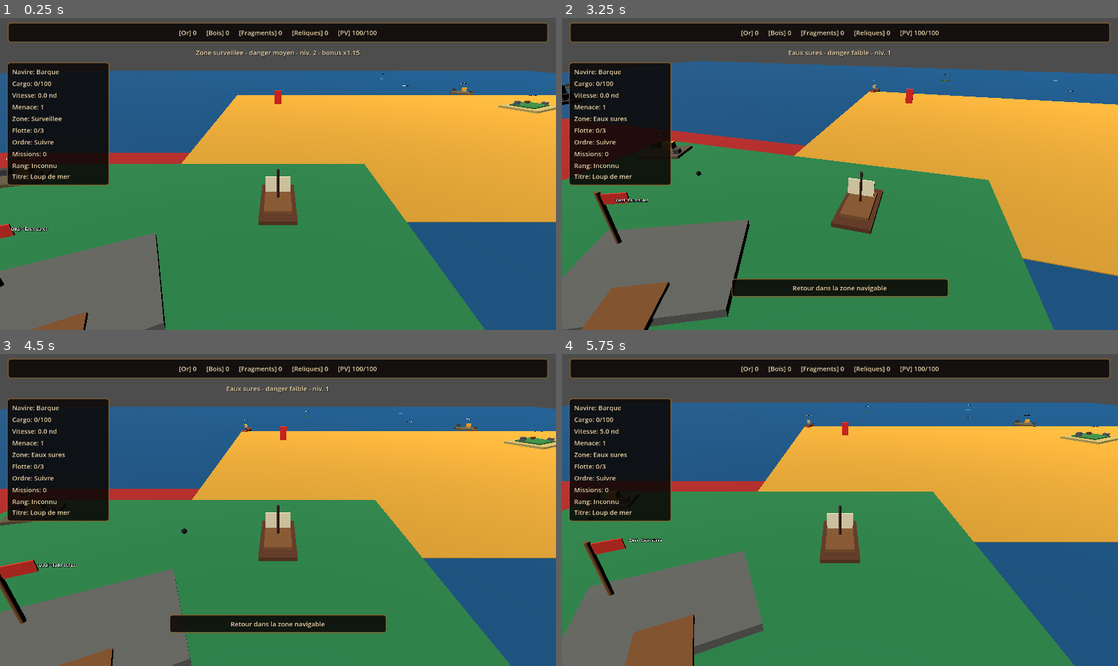
Above: before the commit, frames 1-4 (two rows, left to right).
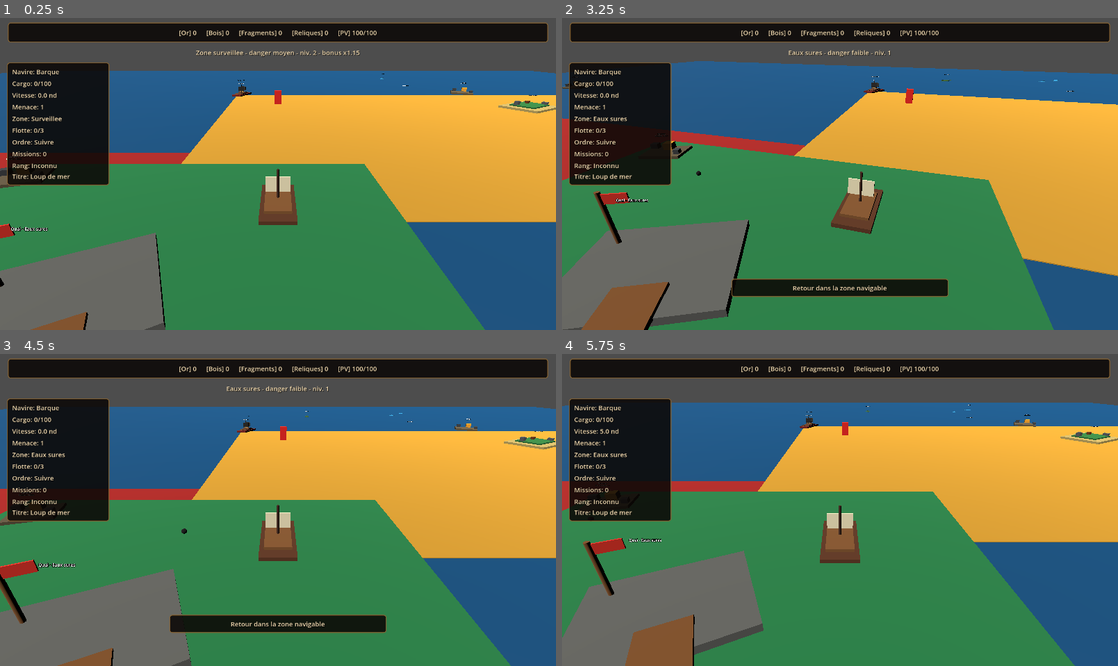
Above: after the commit, the same moments.

Repository: blou132/jeux-pirate
Game: Godot game, scene res://scenes/world/World.tscn
Two runs of this game, one before a commit and one after it. Both use one fixed random seed, a clock stepped at 60 frames per second and the inputs below.
Inputs (mouse positions are in pixels of both pictures, inside the frame that each line leads up to):
- Up to frame 1 (0.25 s): no input
- Up to frame 2 (3.25 s): tap Enter at 0.5, 2.75 s; move the mouse to (962, 158) at 0.52 s; hold D 0.53-1.25 s; tap R at 0.6 s; click (962, 158) at 0.67 s; drag from (728, 189) to (812, 236) at 1.27 s; tap Space at 2 s; move the mouse to (895, 105) at 2.02 s; hold D 2.03-2.75 s; hold Q 2.03-2.75 s; drag from (812, 236) to (673, 127) at 2.77 s
- Up to frame 3 (4.5 s): move the mouse to (444, 556) at 3.52 s; hold A 3.53-4.25 s; tap C at 3.6 s; drag from (111, 463) to (194, 432) at 4.27 s
- Up to frame 4 (5.75 s): move the mouse to (867, 510) at 5.02 s; hold S from 5.03 s (still down); tap E at 5.1 s; click (867, 510) at 5.17 s

The runs differ from the first frame. In frame 1, less than 0.1% of the frame differs, in the area x 41-46%, y 19-26%; in frame 2, 0.1%, in the area x 0-87%, y 18-28%; in frame 3, less than 0.1%; in frame 4, less than 0.1%.

Commit message:
balance: increase pirate enemy spawn presence

Diff:
--- a/scripts/world/DangerZoneCatalog.gd
+++ b/scripts/world/DangerZoneCatalog.gd
@@ -30,7 +30,7 @@
 		"level": 1,
 		"description": "Zone de depart protegee, avec peu de menaces.",
 		"enemy_types": ["small_pirate"],
-		"enemy_density": 0.35,
+		"enemy_density": 0.4,
 		"reward_multiplier": 1.0,
 		"treasures": [TreasureCatalog.TREASURE_POUCH, TreasureCatalog.TREASURE_CHEST],
 		"ports": [PortCatalog.PORT_QUAI, PortCatalog.PORT_QUAI_DE_PECHE, PortCatalog.PORT_PETIT_PORT],
@@ -42,7 +42,7 @@
 		"level": 2,
 		"description": "Patrouilles legeres et premiers brigantins.",
 		"enemy_types": ["small_pirate", "brigantine"],
-		"enemy_density": 0.65,
+		"enemy_density": 0.8,
 		"reward_multiplier": 1.15,
 		"treasures": [TreasureCatalog.TREASURE_CHEST, TreasureCatalog.TREASURE_VAULT],
 		"ports": [PortCatalog.PORT_POSTE_DE_GARDE, PortCatalog.PORT_PORT_MARCHAND],
@@ -54,7 +54,7 @@
 		"level": 3,
 		"description": "Route de combat plus dense, avec brigantins dominants.",
 		"enemy_types": ["small_pirate", "brigantine", "heavy_patrol"],
-		"enemy_density": 1.0,
+		"enemy_density": 1.2,
 		"reward_multiplier": 1.3,
 		"treasures": [TreasureCatalog.TREASURE_VAULT, TreasureCatalog.TREASURE_CAVE],
 		"ports": [PortCatalog.PORT_CRIQUE_CONTREBANDIERS, PortCatalog.PORT_GRAND_PORT],
@@ -66,7 +66,7 @@
 		"level": 4,
 		"description": "Eaux dangereuses avec patrouilleurs lourds reguliers.",
 		"enemy_types": ["brigantine", "heavy_patrol"],
-		"enemy_density": 1.3,
+		"enemy_density": 1.6,
 		"reward_multiplier": 1.5,
 		"treasures": [TreasureCatalog.TREASURE_CAVE, TreasureCatalog.TREASURE_ROYAL],
 		"ports": [PortCatalog.PORT_FORTIN_FRONTIERE, PortCatalog.PORT_ARSENAL_NAVAL],
@@ -78,7 +78,7 @@
 		"level": 5,
 		"description": "Secteur avance pour navire prepare et cargaison rentable.",
 		"enemy_types": ["brigantine", "heavy_patrol"],
-		"enemy_density": 1.65,
+		"enemy_density": 2.0,
 		"reward_multiplier": 1.8,
 		"treasures": [TreasureCatalog.TREASURE_ROYAL, TreasureCatalog.TREASURE_IMPERIAL],
 		"ports": [PortCatalog.PORT_PORT_TEMPETE, PortCatalog.PORT_CAPITALE_MARITIME],
--- a/scripts/world/SpawnManager.gd
+++ b/scripts/world/SpawnManager.gd
@@ -1,13 +1,14 @@
 extends Node3D
 
 @export var enemy_scene: PackedScene = preload("res://scenes/boats/EnemyShip.tscn")
-@export var max_enemies: int = 5
-@export var initial_spawn_count: int = 3
-@export var respawn_delay: float = 5.0
-@export var spawn_check_interval: float = 2.5
+@export var max_enemies: int = 8
+@export var initial_spawn_count: int = 4
+@export var respawn_delay: float = 4.5
+@export var spawn_check_interval: float = 2.0
+@export var spawn_attempts_per_fill: int = 16
 @export var min_player_spawn_distance: float = 22.0
-@export var port_avoidance_distance: float = 45.0
-@export var fallback_port_avoidance_distance: float = 28.0
+@export var port_avoidance_distance: float = 40.0
+@export var fallback_port_avoidance_distance: float = 26.0
 @export var debug_spawns: bool = false
 
 var _active_enemies: Array[Node] = []
@@ -172,9 +173,10 @@
 	_cleanup_inactive_enemies()
 
 	var target_enemy_count: int = _get_target_enemy_count()
-	while _active_enemies.size() < target_enemy_count:
-		if not _spawn_enemy_if_possible():
-			break
+	var attempts_remaining: int = maxi(1, spawn_attempts_per_fill)
+	while _active_enemies.size() < target_enemy_count and attempts_remaining > 0:
+		attempts_remaining -= 1
+		_spawn_enemy_if_possible()
 
 
 func _cleanup_inactive_enemies() -> void:
